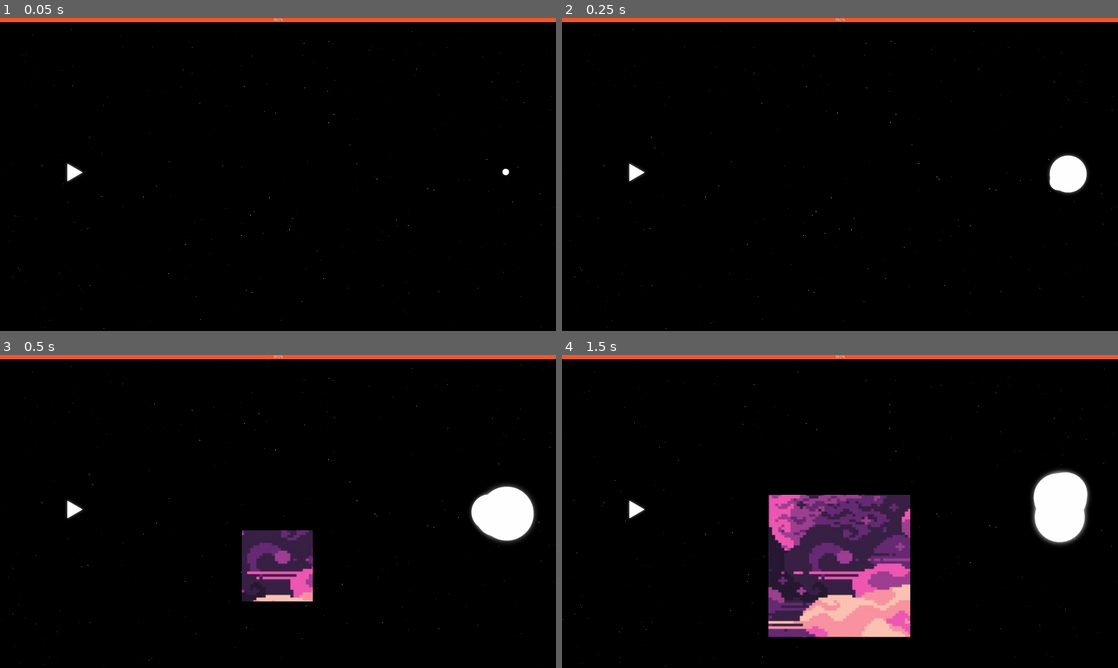
Above: before the commit, frames 1-4 (two rows, left to right).
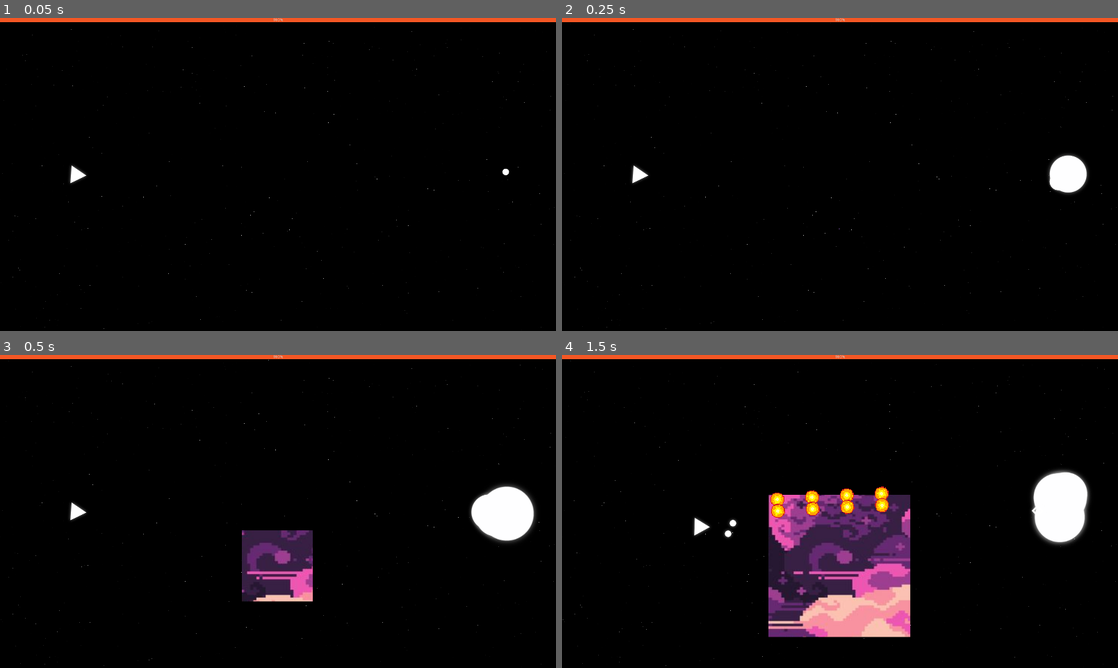
Above: after the commit, the same moments.

Repository: SAM2WOW/ProjectDanmaku
Game: Godot game, scene res://scenes/Main.tscn
Same seed, same stepped clock (60 frames per second), same inputs: the game is played once before the commit and once after it. The engine's default icon, where the game draws it, is replaced by a stand-in: a white triangle on a blue panel in a dark square.
Inputs (mouse positions are in pixels of both pictures, inside the frame that each line leads up to):
- Up to frame 1 (0.05 s): no input
- Up to frame 2 (0.25 s): no input
- Up to frame 3 (0.5 s): no input
- Up to frame 4 (1.5 s): tap Enter at 0.5 s; move the mouse to (962, 495) at 0.52 s; press the mouse at (962, 495) at 0.53 s; hold D (move_right) 0.53-1.28 s; move the mouse to (728, 527) at 1.27 s; release the mouse at (728, 527) at 1.28 s; hold S (move_down) from 1.28 s (still down); click (728, 527) at 1.35 s

The runs differ from the first frame. In frame 1, 0.1% of the frame differs, in the area x 11-16%, y 46-53%; in frame 2, 0.1%; in frame 3, 0.1%; in frame 4, 1.0%, in the area x 11-86%, y 42-59%.
Error before the commit: Parse Error: The function "fire_bullet" already exists in this class (at line 87). (res://objects/characters/Player.gd:128)

Commit message:
Fixed merge conflicts with main

Diff:
--- a/objects/characters/Player.gd
+++ b/objects/characters/Player.gd
@@ -82,36 +82,6 @@
 	position.x = clamp(position.x, -get_viewport_rect().size.x/2, get_viewport_rect().size.x/2)
 	position.y = clamp(position.y, -get_viewport_rect().size.y/2, get_viewport_rect().size.y/2)
 
-
-# fires a bullet at the mouse position
-func fire_bullet(charge):
-	var b_speed = 700;
-	var shotLocations = [Global.player]
-	if (style == 0):
-		shotLocations = get_tree().get_nodes_in_group('shots')
-
-	for shot in shotLocations:
-		var b = bullet.instance()
-
-		b.damage += charge * 20
-		b.scale *= charge * 10
-		if charge == 1:
-			b.damage = 100
-
-		print(b.damage)
-
-		b._on_Verse_Jump(style)
-		get_parent().add_child(b)
-		b.set_global_position(shot.get_global_position())
-
-		var dir = get_global_position().direction_to(get_global_mouse_position())
-		b.dir = dir;
-		b.rotation = 2*PI + atan2(dir.y, dir.x);
-		b.set_linear_velocity(dir*b_speed);
-
-		if (style == 1):
-			instance_pixel_bullet(b);
-
 # func for calculating charge amount of bullet
 func calculate_charge(time):
 	var charge = time
@@ -119,24 +89,29 @@
 		charge = 1
 	return charge
 
-func instance_pixel_bullet(b):
-	var linear_vel = sqrt(pow(b.linear_velocity.x,2)+pow(b.linear_velocity.y,2));
-	var dist = sqrt(pow(get_global_mouse_position().x-get_global_position().x, 2)+pow(get_global_mouse_position().y-get_global_position().y, 2));
-	# the amt of time it takes the bullet to reach the distance it explodes
-	var explode_timer = (dist*0.75)/linear_vel;
-	b.get_node("Style1/ExplodeTimer").start(explode_timer);
-func fire_bullet():
-	var b = bullet.instance()
-	b.dir = get_global_position().direction_to(get_global_mouse_position());
-	b.rotation = 2*PI + atan2(b.dir.y, b.dir.x);
-	b.bullet_properties = Global.player_bullet_properties[style];
-	get_parent().add_child(b)
+func fire_bullet(charge):
+	var shotLocations = [Global.player]
+	if (style == 0):
+		shotLocations = get_tree().get_nodes_in_group('shots')
+	for shot in shotLocations:
+		var b = bullet.instance()
+		b.set_global_position(shot.get_global_position())
+		b.dir = get_global_position().direction_to(get_global_mouse_position());
+		b.rotation = 2*PI + atan2(b.dir.y, b.dir.x);
+		b.bullet_properties = Global.player_bullet_properties[style];
+		b.scale *= charge * 5
+		if charge == 1:
+			b.damage = 100
+		print(b.damage)
+		get_parent().add_child(b)
 
-	match style:
-		1:
-			b.init_pixel_bullet(get_global_position(), style);
-		_:
-			b.init_normal_bullet(get_global_position(), style);
+		match style:
+			1:
+				b.init_pixel_bullet(shot.get_global_position(), style);
+			2:
+				b.init_minimal_bullet(shot.get_global_position(), style, charge)
+			_:
+				b.init_normal_bullet(shot.get_global_position(), style);
 
 func damage(amount):
 	print("Player have been damaged %d" % amount)
--- a/objects/characters/Player.tscn
+++ b/objects/characters/Player.tscn
@@ -64,7 +64,7 @@
 [node name="AnimatedSprite" type="AnimatedSprite" parent="Style1"]
 scale = Vector2( 3, 3 )
 frames = SubResource( 8 )
-frame = 1
+frame = 5
 speed_scale = 2.0
 playing = true
 script = ExtResource( 4 )
--- a/objects/weapons/PlayerBullet.gd
+++ b/objects/weapons/PlayerBullet.gd
@@ -52,8 +52,14 @@
 	show_verse_style(style);
 	set_linear_velocity(dir*bullet_properties["speed"]);
 
-func init_minimal_verse():
-	pass
+func init_minimal_bullet(pos, style, charge):
+	set_global_position(pos)
+	damage = bullet_properties["damage"]
+	damage += charge * 20
+	if charge == 1:
+		damage = 100
+	show_verse_style(style)
+	set_linear_velocity(dir*bullet_properties["speed"])
 
 func explode():
 	pass
